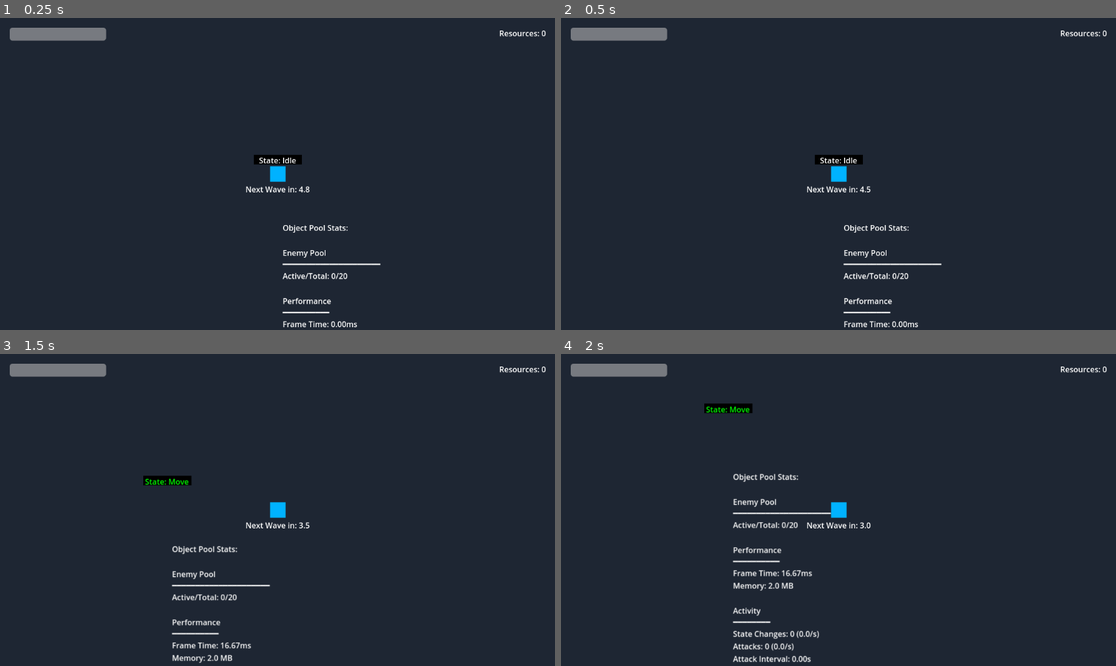
Above: before the commit, frames 1-4 (two rows, left to right).
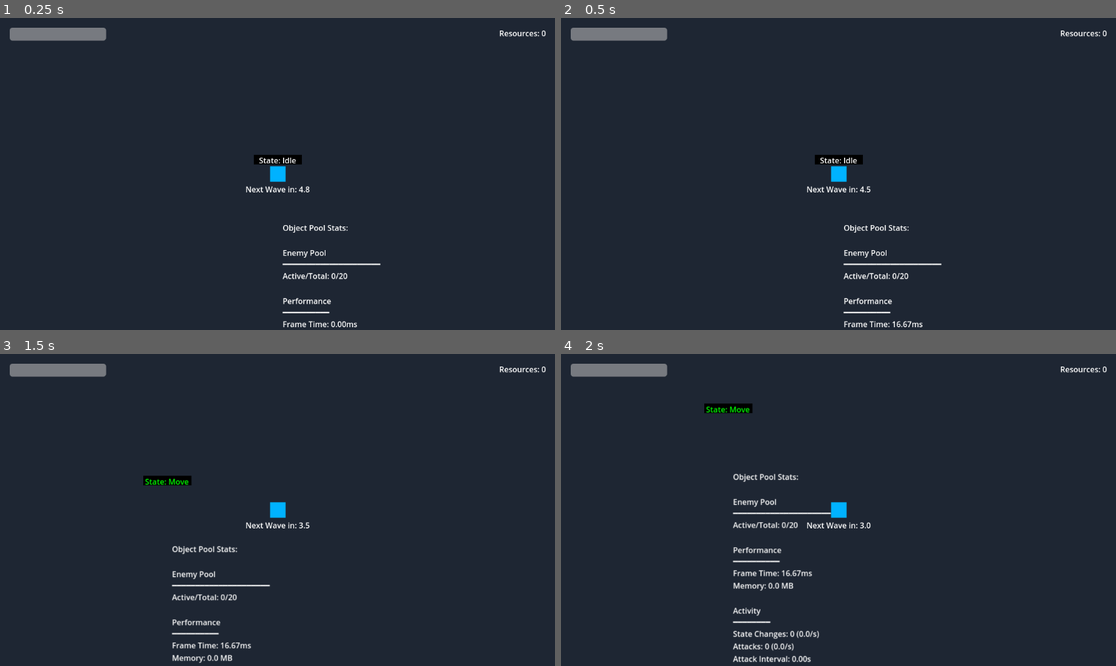
Above: after the commit, the same moments.

Repository: brian-cook/czgame
Game: Godot game, scene res://src/scenes/test/test_game.tscn
Two runs of this game, one before a commit and one after it. Both use one fixed random seed, a clock stepped at 60 frames per second and the inputs below.
Inputs (mouse positions are in pixels of both pictures, inside the frame that each line leads up to):
- Up to frame 1 (0.25 s): no input
- Up to frame 2 (0.5 s): no input
- Up to frame 3 (1.5 s): move the mouse to (399, 494) at 0.52 s; press the mouse at (399, 494) at 0.53 s; hold D (move_right) 0.53-1.28 s; move the mouse to (166, 525) at 1.27 s; release the mouse at (166, 525) at 1.28 s; hold S (move_down) from 1.28 s (still down); click (166, 525) at 1.35 s
- Up to frame 4 (2 s): keep holding S (move_down)

Frame 1 is identical in both runs. In frame 2, less than 0.1% of the frame differs, in the area x 59-66%, y 97-100%; in frame 3, less than 0.1%; in frame 4, less than 0.1%.

Commit message:
setup enemy object pooling

Diff:
--- a/src/scripts/managers/object_pool_manager.gd
+++ b/src/scripts/managers/object_pool_manager.gd
@@ -12,21 +12,21 @@
 		"growth_factor": 1.5,  # Multiply pool size by this when expanding
 		"max_size": 100,       # Maximum pool size
 		"cleanup_threshold": 0.5,  # Clean up when usage drops below this percentage
-		"performance_monitor": true  # Enable detailed monitoring
+		"performance_monitor": true,  # Enable detailed monitoring
+		"cleanup_interval": 30.0,  # Seconds between cleanup checks
+		"batch_processing": true,
+		"batch_size": 5,          # Number of objects to process per frame
+		"memory_threshold": 0.8,   # Trigger cleanup at 80% memory usage
+		"inactive_timeout": 60.0   # Seconds before inactive objects are cleaned up
 	}
 }
 
 var _pool_stats: Dictionary = {}
 var _debug_label: Label
 var _cleanup_timer: Timer
-var _stats_update_timer: float = 0.0
-const STATS_UPDATE_INTERVAL: float = 0.5  # Update stats every 0.5 seconds
-
-const MAX_FRAME_SAMPLES = 60  # Track last second of frames at 60fps
 
 # Add to class variables
 var _frame_time_sum: float = 0.0
-var _last_stats_update: float = 0.0
 
 # Add to class variables
 const HISTORY_SAMPLES = 60  # Keep 1 minute of history at 1 sample per second
@@ -35,6 +35,26 @@
 # Add to class variables
 const TREND_WINDOW_SIZE = 5  # Number of samples for trend calculation
 var _rolling_averages: Dictionary = {}
+
+# Add memory tracking
+var _memory_tracker := {
+	"last_check_time": 0.0,
+	"check_interval": 5.0,  # Check memory every 5 seconds
+	"peak_usage": 0,
+	"cleanup_triggered": false
+}
+
+# Add batch processing queues
+var _activation_queue: Array[Dictionary] = []
+var _deactivation_queue: Array[Dictionary] = []
+
+# Add back the frame samples constant
+const MAX_FRAME_SAMPLES = 60  # Track last second of frames at 60fps
+
+# Add new performance tracking variables
+var _last_process_time: float = 0.0
+var _frame_counter: int = 0
+const FRAMES_BETWEEN_UPDATES = 30  # Update stats every 30 frames
 
 func _ready() -> void:
 	add_to_group("pool_manager")
@@ -82,12 +102,20 @@
 		"timestamps": []
 	}
 
-	for i in size:
-		var instance = _create_pooled_instance(scene, pool_name)
-		pool.append(instance)
+	# Batch create instances
+	print("Creating pool: ", pool_name, " with size: ", size)
+
+	# Create instances in smaller batches to avoid frame spikes
+	var batch_size = 5
+	for i in range(0, size, batch_size):
+		var current_batch = min(batch_size, size - i)
+		for j in current_batch:
+			var instance = _create_pooled_instance(scene, pool_name)
+			pool.append(instance)
+		await get_tree().process_frame  # Allow frame to complete
 
 	_pools[pool_name] = pool
-	print("Created pool: ", pool_name, " with size: ", size)
+	print("Pool creation complete: ", pool_name)
 
 func _create_pooled_instance(scene: PackedScene, pool_name: String) -> Node:
 	var instance = scene.instantiate()
@@ -108,8 +136,13 @@
 	# Try to find an inactive object
 	for obj in pool:
 		if obj.process_mode == Node.PROCESS_MODE_DISABLED:
-			_activate_object(obj, stats)
-			return obj
+			if POOL_CONFIG[pool_name].batch_processing:
+				_activation_queue.append({"object": obj, "stats": stats})
+				obj.process_mode = Node.PROCESS_MODE_INHERIT  # Immediately enable processing
+				return obj
+			else:
+				_activate_object_internal(obj, stats)
+				return obj
 
 	# If no inactive objects, try to expand pool
 	if stats.total < POOL_CONFIG[pool_name].max_size:
@@ -118,16 +151,17 @@
 		push_warning("Pool '%s' has reached maximum size (%d)" % [pool_name, POOL_CONFIG[pool_name].max_size])
 		return null
 
-func _activate_object(obj: Node, stats: Dictionary) -> void:
+func _activate_object_internal(obj: Node, stats: Dictionary) -> void:
 	var start_time = Time.get_ticks_usec()
 
 	obj.process_mode = Node.PROCESS_MODE_INHERIT
 	obj.show()
+	obj.set_meta("last_use_time", Time.get_ticks_msec() / 1000.0)
 	stats.active += 1
 	stats.peak_usage = max(stats.peak_usage, stats.active)
 
 	var end_time = Time.get_ticks_usec()
-	stats.performance.activation_time = (end_time - start_time) / 1000.0  # Convert to ms
+	stats.performance.activation_time = (end_time - start_time) / 1000.0
 
 func _expand_pool(pool_name: String) -> Node:
 	var config = POOL_CONFIG[pool_name]
@@ -148,7 +182,7 @@
 
 	# Return the first new object
 	var obj = pool[-growth_size]
-	_activate_object(obj, stats)
+	_activate_object_internal(obj, stats)
 	return obj
 
 func return_object(obj: Node, pool_name: String) -> void:
@@ -156,16 +190,30 @@
 		push_error("Invalid object return to pool: " + pool_name)
 		return
 
-	_deactivate_object(obj)
-	_pool_stats[pool_name].active -= 1
-	_check_cleanup_needed(pool_name)
-
-func _deactivate_object(obj: Node) -> void:
+	if POOL_CONFIG[pool_name].batch_processing:
+		_deactivation_queue.append({"object": obj, "pool_name": pool_name})
+		obj.process_mode = Node.PROCESS_MODE_DISABLED  # Immediately disable processing
+	else:
+		_deactivate_object_internal(obj, pool_name)
+
+func _deactivate_object_internal(obj: Node, pool_name: String) -> void:
+	var stats = _pool_stats[pool_name]
+	var start_time = Time.get_ticks_usec()
+
 	obj.process_mode = Node.PROCESS_MODE_DISABLED
 	obj.hide()
+	obj.set_meta("last_use_time", Time.get_ticks_msec() / 1000.0)
+
 	# Reset object state
 	if obj.has_method("reset"):
 		obj.reset()
+
+	stats.active -= 1
+
+	var end_time = Time.get_ticks_usec()
+	stats.performance.deactivation_time = (end_time - start_time) / 1000.0
+
+	_check_cleanup_needed(pool_name)
 
 func _setup_cleanup_timer() -> void:
 	_cleanup_timer = Timer.new()
@@ -192,16 +240,17 @@
 	var stats = _pool_stats[pool_name]
 	var config = POOL_CONFIG[pool_name]
 
-	# Calculate how many objects to remove
-	var target_size = max(config.initial_size, int(stats.peak_usage * 1.5))
+	var cleanup_start = Time.get_ticks_usec()
+	var initial_count = pool.size()
+
+	# Calculate target size based on peak usage
+	var target_size = max(config.initial_size, int(stats.peak_usage * 1.2))
 	var remove_count = pool.size() - target_size
 
 	if remove_count <= 0:
 		return
 
-	print("Cleaning up pool '%s': removing %d objects" % [pool_name, remove_count])
-
-	# Remove inactive objects from the end of the pool
+	# Remove inactive objects
 	var removed = 0
 	for i in range(pool.size() - 1, -1, -1):
 		if removed >= remove_count:
@@ -209,13 +258,17 @@
 
 		var obj = pool[i]
 		if obj.process_mode == Node.PROCESS_MODE_DISABLED:
+			pool.remove_at(i)
 			obj.queue_free()
-			pool.remove_at(i)
 			removed += 1
 
 	stats.total -= removed
-	stats.peak_usage = stats.active  # Reset peak usage
-	stats.last_cleanup_time = Time.get_ticks_msec()
+
+	var cleanup_time = (Time.get_ticks_usec() - cleanup_start) / 1000.0
+	stats.performance.cleanup_time = cleanup_time
+
+	print("Regular cleanup for pool '%s': Removed %d/%d objects in %.2fms" %
+		[pool_name, removed, initial_count, cleanup_time])
 
 func get_pool_stats() -> Dictionary:
 	return _pool_stats
@@ -310,20 +363,165 @@
 	_pool_stats.clear()
 
 func _physics_process(delta: float) -> void:
-	_stats_update_timer += delta
-	if _stats_update_timer >= STATS_UPDATE_INTERVAL:
-		_stats_update_timer = 0.0
+	_process_queues()
+
+	# Update performance tracking
+	_frame_counter += 1
+	if _frame_counter >= FRAMES_BETWEEN_UPDATES:
+		_frame_counter = 0
+		_update_memory_tracking()
 		_update_performance_stats(delta)
+
+func _process_queues() -> void:
+	var batch_size = POOL_CONFIG.enemy.batch_size
+	var processed = 0
+	var batch_start = Time.get_ticks_usec()
+
+	# Process activation queue with time limit
+	while not _activation_queue.is_empty() and processed < batch_size:
+		var item = _activation_queue.pop_front()
+		_activate_object_internal(item.object, item.stats)
+		processed += 1
+
+		# Check if we're taking too long
+		if (Time.get_ticks_usec() - batch_start) / 1000.0 > 2.0:  # 2ms time limit
+			break
+
+	# Process deactivation queue with time limit
+	while not _deactivation_queue.is_empty() and processed < batch_size * 2:  # Allow more deactivations
+		var item = _deactivation_queue.pop_front()
+		_deactivate_object_internal(item.object, item.pool_name)
+		processed += 1
+
+		# Check if we're taking too long
+		if (Time.get_ticks_usec() - batch_start) / 1000.0 > 4.0:  # 4ms time limit
+			break
+
+func _update_memory_tracking() -> void:
+	var current_time = Time.get_ticks_msec() / 1000.0
+	if current_time - _memory_tracker.last_check_time < _memory_tracker.check_interval:
+		return
+
+	_memory_tracker.last_check_time = current_time
+
+	# Get memory usage more efficiently
+	var memory_stats = {
+		"static": Performance.get_monitor(Performance.MEMORY_STATIC),
+		"max": Performance.get_monitor(Performance.MEMORY_STATIC_MAX)
+	}
+
+	var usage_ratio = float(memory_stats.static) / float(memory_stats.max) if memory_stats.max > 0 else 0.0
+	_memory_tracker.peak_usage = max(_memory_tracker.peak_usage, usage_ratio)
+
+	# Update pool stats with more accurate memory estimation
+	for pool_name in _pools:
+		var stats = _pool_stats[pool_name]
+		var active_pool = _pools[pool_name]
+
+		# Count active objects manually instead of using count()
+		var active_count = 0
+		var inactive_count = 0
+		for obj in active_pool:
+			if obj.process_mode == Node.PROCESS_MODE_INHERIT:
+				active_count += 1
+			else:
+				inactive_count += 1
+
+		# Estimate memory (active objects use more memory than inactive ones)
+		var active_mem = active_count * 0.15  # 150KB per active object
+		var inactive_mem = inactive_count * 0.05  # 50KB per inactive object
+		stats.performance.memory_usage = active_mem + inactive_mem
+
+	# Trigger cleanup if needed
+	if usage_ratio > POOL_CONFIG.enemy.memory_threshold and not _memory_tracker.cleanup_triggered:
+		_memory_tracker.cleanup_triggered = true
+		_force_cleanup()
+	elif usage_ratio < POOL_CONFIG.enemy.memory_threshold * 0.7:  # Add more hysteresis
+		_memory_tracker.cleanup_triggered = false
+
+func _force_cleanup() -> void:
+	print("Forcing pool cleanup due to high memory usage")
+	for pool_name in _pools.keys():
+		_aggressive_cleanup(pool_name)
+
+func _aggressive_cleanup(pool_name: String) -> void:
+	var pool = _pools[pool_name]
+	var stats = _pool_stats[pool_name]
+	var config = POOL_CONFIG[pool_name]
+
+	# Keep track of cleanup metrics
+	var cleanup_start = Time.get_ticks_usec()
+	var initial_count = pool.size()
+
+	# Sort objects by last use time
+	var inactive_objects = []
+	for obj in pool:
+		if obj.process_mode == Node.PROCESS_MODE_DISABLED:
+			if not obj.has_meta("last_use_time"):
+				obj.set_meta("last_use_time", 0.0)
+			inactive_objects.append(obj)
+
+	inactive_objects.sort_custom(
+		func(a, b): return a.get_meta("last_use_time") < b.get_meta("last_use_time")
+	)
+
+	# Calculate how many objects to remove
+	var target_size = max(config.initial_size, stats.peak_usage + config.initial_size / 2)
+	var remove_count = pool.size() - target_size
+	remove_count = max(0, remove_count)
+
+	# Remove oldest inactive objects
+	var removed = 0
+	for obj in inactive_objects:
+		if removed >= remove_count:
+			break
+
+		var last_use_time = obj.get_meta("last_use_time")
+		var current_time = Time.get_ticks_msec() / 1000.0
+
+		if current_time - last_use_time > config.inactive_timeout:
+			pool.erase(obj)
+			obj.queue_free()
+			removed += 1
+
+	# Update stats
+	stats.total -= removed
+
+	var cleanup_time = (Time.get_ticks_usec() - cleanup_start) / 1000.0
+	stats.performance.cleanup_time = cleanup_time
+
+	print("Aggressive cleanup for pool '%s': Removed %d/%d objects in %.2fms" %
+		[pool_name, removed, initial_count, cleanup_time])
 
 func _update_performance_stats(delta: float) -> void:
 	var current_time = Time.get_ticks_msec() / 1000.0
+	var time_since_last = current_time - _last_process_time
+	if time_since_last < 0.016:  # Don't update more than once per frame
+		return
+
+	_last_process_time = current_time
 
 	for pool_name in _pools:
 		var stats = _pool_stats[pool_name]
 		if not POOL_CONFIG[pool_name].performance_monitor:
 			continue
 
-		# Initialize rolling averages for this pool if needed
+		var perf = stats.performance
+
+		# Update frame times
+		var frame_time = delta * 1000.0
+		_frame_time_sum += frame_time
+		var frame_times = perf.frame_times
+
+		frame_times.push_back(frame_time)
+		if frame_times.size() > MAX_FRAME_SAMPLES:
+			_frame_time_sum -= frame_times[0]
+			frame_times.pop_front()
+
+		# Calculate average frame time
+		perf.average_frame_time = _frame_time_sum / frame_times.size()
+
+		# Update rolling averages
 		if not _rolling_averages.has(pool_name):
 			_rolling_averages[pool_name] = {
 				"frame_times": [],
@@ -331,45 +529,24 @@
 				"state_changes": []
 			}
 
-		# Update frame times with batch processing
-		var frame_time = delta * 1000.0
-		_frame_time_sum += frame_time
-		var frame_times = stats.performance.frame_times
-
-		frame_times.push_back(frame_time)
-		if frame_times.size() > MAX_FRAME_SAMPLES:
-			_frame_time_sum -= frame_times[0]
-			frame_times.pop_front()
-
-		# Use cached sum for average
-		stats.performance.average_frame_time = _frame_time_sum / frame_times.size()
-
-		# Update rates and history
-		if current_time - _last_stats_update >= STATS_UPDATE_INTERVAL:
-			_last_stats_update = current_time
-			var perf = stats.performance
-			var history = perf.history
-
-			# Update rolling averages
-			_update_rolling_average(_rolling_averages[pool_name].frame_times, perf.average_frame_time)
-			_update_rolling_average(_rolling_averages[pool_name].attacks, float(perf.attacks))
-			_update_rolling_average(_rolling_averages[pool_name].state_changes, float(perf.state_changes))
-
-			# Update rates
-			perf.state_transition_rate = perf.state_changes / current_time
-			perf.memory_usage = stats.total * 0.1
-
-			# Update history using rolling averages
-			history.frame_times.push_back(_get_rolling_average(_rolling_averages[pool_name].frame_times))
-			history.state_changes.push_back(_get_rolling_average(_rolling_averages[pool_name].state_changes))
-			history.attacks.push_back(_get_rolling_average(_rolling_averages[pool_name].attacks))
-			history.comfort_effects.push_back(perf.comfort_zone_effects)
-
-			_performance_history[pool_name].timestamps.push_back(current_time)
-
-			# Trim history
-			_trim_history(history)
-			_trim_history(_performance_history[pool_name])
+		_update_rolling_average(_rolling_averages[pool_name].frame_times, perf.average_frame_time)
+		_update_rolling_average(_rolling_averages[pool_name].attacks, float(perf.attacks))
+		_update_rolling_average(_rolling_averages[pool_name].state_changes, float(perf.state_changes))
+
+		# Update history
+		var history = perf.history
+		history.frame_times.push_back(_get_rolling_average(_rolling_averages[pool_name].frame_times))
+		history.state_changes.push_back(_get_rolling_average(_rolling_averages[pool_name].state_changes))
+		history.attacks.push_back(_get_rolling_average(_rolling_averages[pool_name].attacks))
+		history.comfort_effects.push_back(perf.comfort_zone_effects)
+
+		# Update rates
+		perf.state_transition_rate = perf.state_changes / current_time
+		perf.attack_rate = perf.attacks / current_time
+
+		# Trim history
+		_trim_history(history)
+		_trim_history(_performance_history[pool_name])
 
 func _update_rolling_average(values: Array, new_value: float) -> void:
 	values.push_back(new_value)
Not shown, changed: ai_resources/checklists/core_game_loop_checklist.txt
